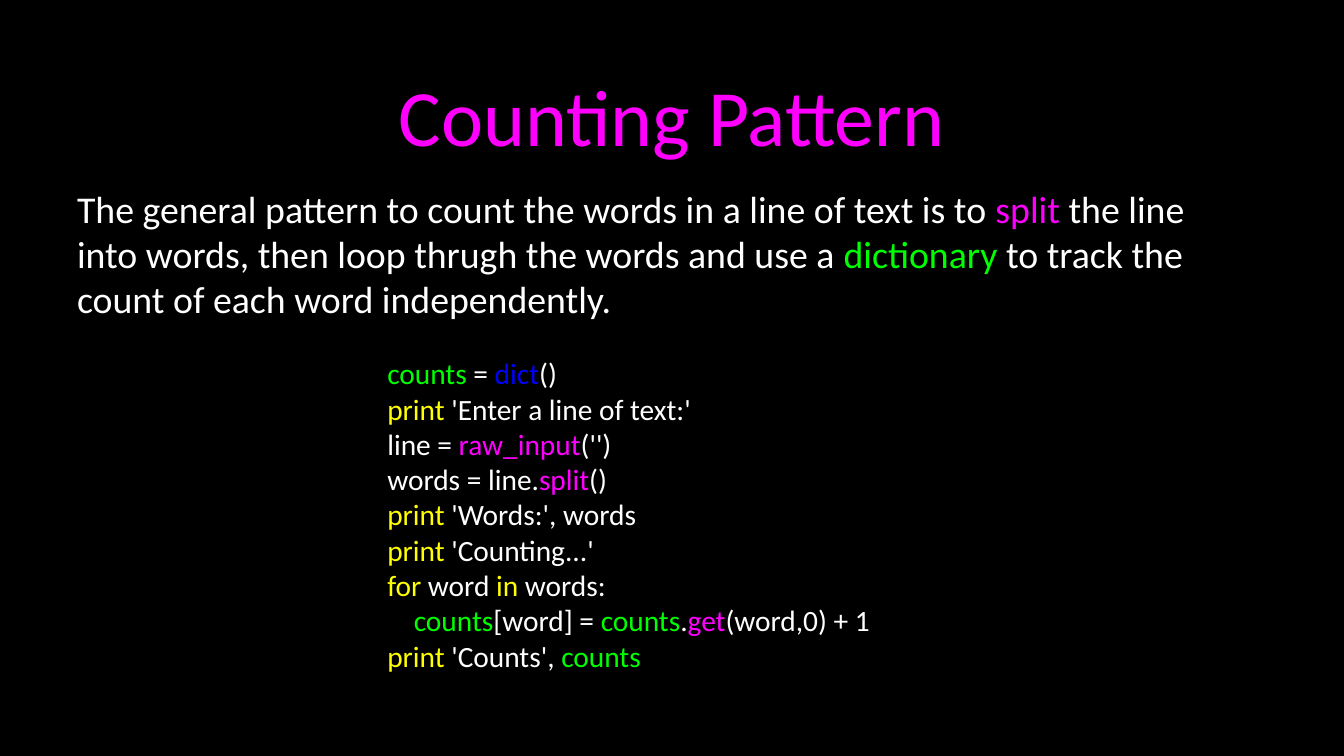
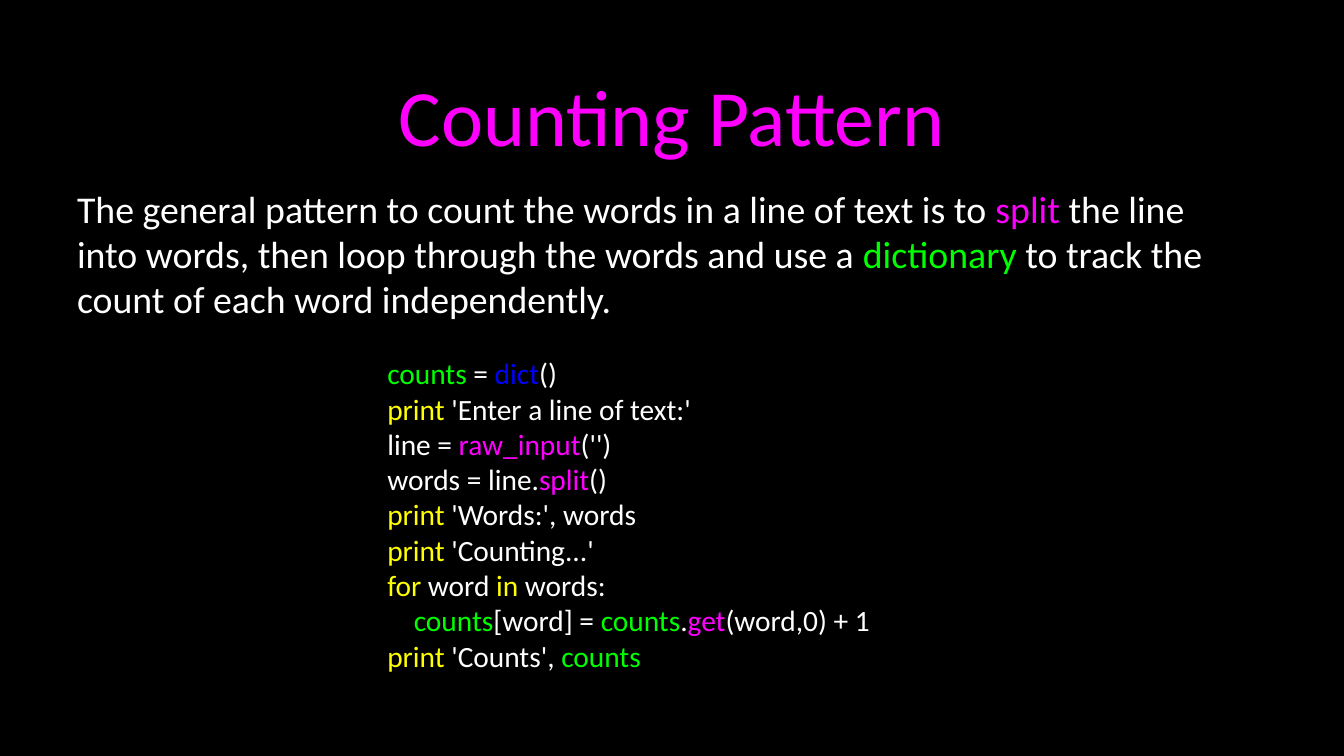
Before and after one commit to jalexander1/Python_Course_Slideware, a slide deck: slide 16 of PythonCourse_09_Dictionaries.ppt (slide 19 before the commit). Drawn at 1344x756 pixels with LibreOffice and Linux fonts; fonts in the diff are those of the drawing. Boxes give left, top, right and bottom in pixels: in the first picture for what was removed or moved away, otherwise in the second. Text is boxed around its words. In the diff, an @@ line names an element or a change of style, - is before the commit and + after.

```diff
--- a/PythonCourse_09_Dictionaries.ppt
+++ b/PythonCourse_09_Dictionaries.ppt
@@ text at box(77, 196, 1202, 319): text changed @@
-The general pattern to count the words in a line of text is to split the line into words, then loop thrugh the words and use a dictionary to track the count of each word independently.
+The general pattern to count the words in a line of text is to split the line into words, then loop through the words and use a dictionary to track the count of each word independently.
```
Also in this commit, not shown: 7 other slides changed, 3 slides removed, 13 other files.
